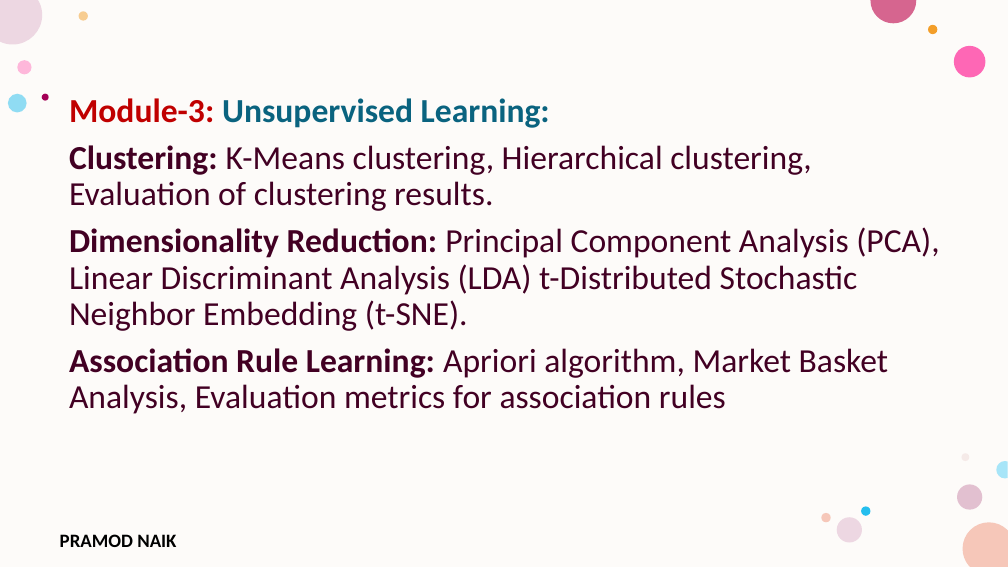
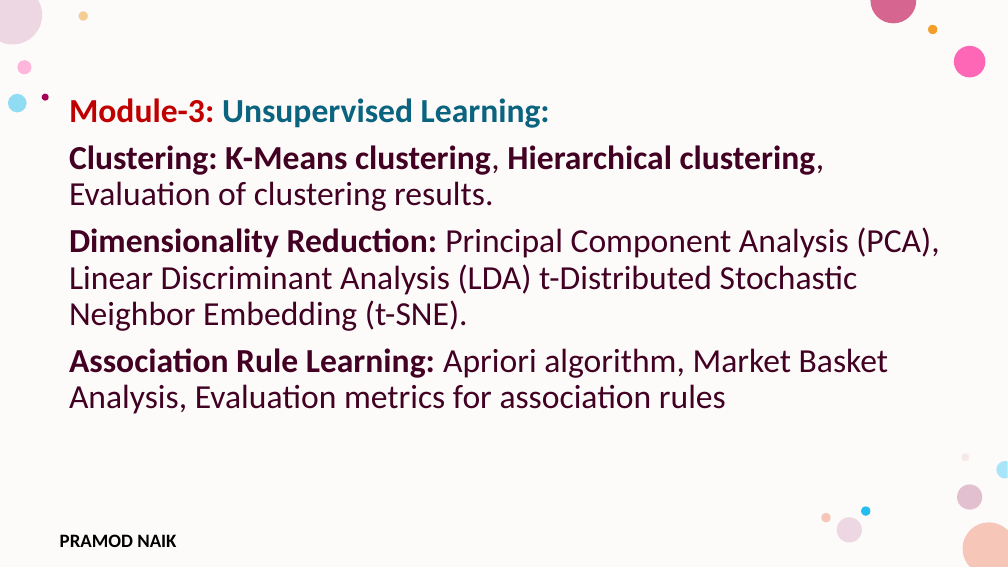
Before and after one commit to PRAMODNAIK-DEV/MCA-2nd-Sem-ML-Data-Analytics-Shridevi-College, a slide deck: slide 31 of Theory Class-Notes/Unit-3 Unsupervised Learning.pptx (slide 13 before the commit). Drawn at 1008x567 pixels with LibreOffice and Linux fonts; fonts in the diff are those of the drawing; background and template pictures are left out. Boxes give left, top, right and bottom in pixels: in the first picture for what was removed or moved away, otherwise in the second. Text is boxed around its words. In the diff, an @@ line names an element or a change of style, - is before the commit and + after.

Commit message:
Completed Hierarchical Clustering.

```diff
--- a/Theory Class-Notes/Unit-3 Unsupervised Learning.pptx
+++ b/Theory Class-Notes/Unit-3 Unsupervised Learning.pptx
@@ text at bbox=[69, 145, 825, 211]: bold on in "K-Means clustering, Hierarchical clustering," @@
```
Also in this commit, not shown: 21 slides added, 2 slides removed, 1 other file.
